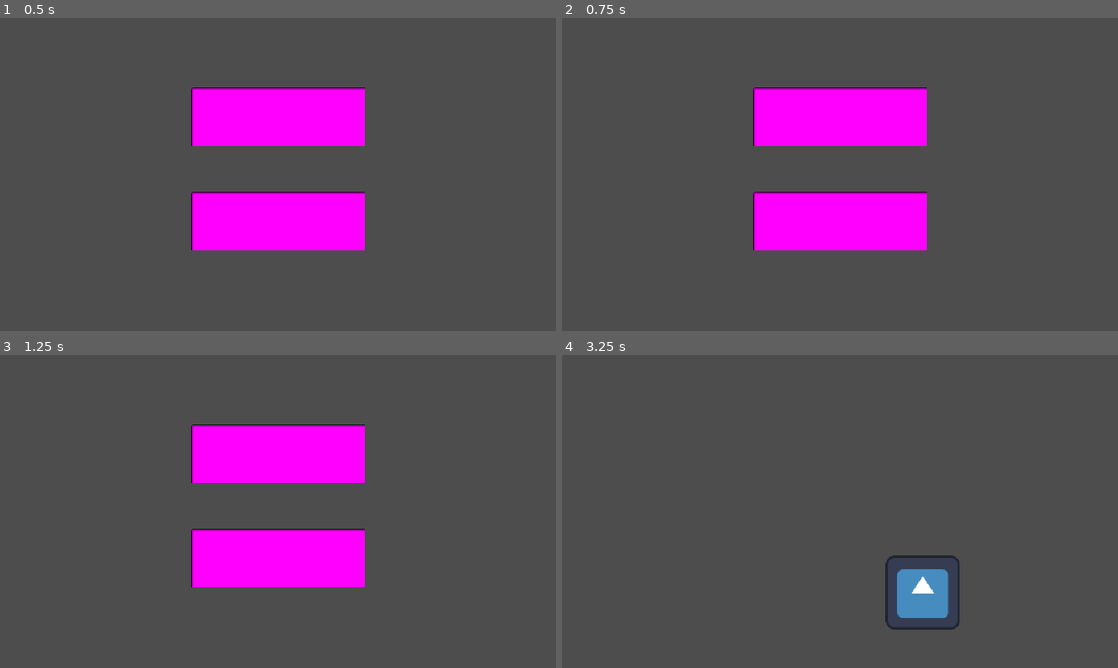
Above: before the commit, frames 1-4 (two rows, left to right).
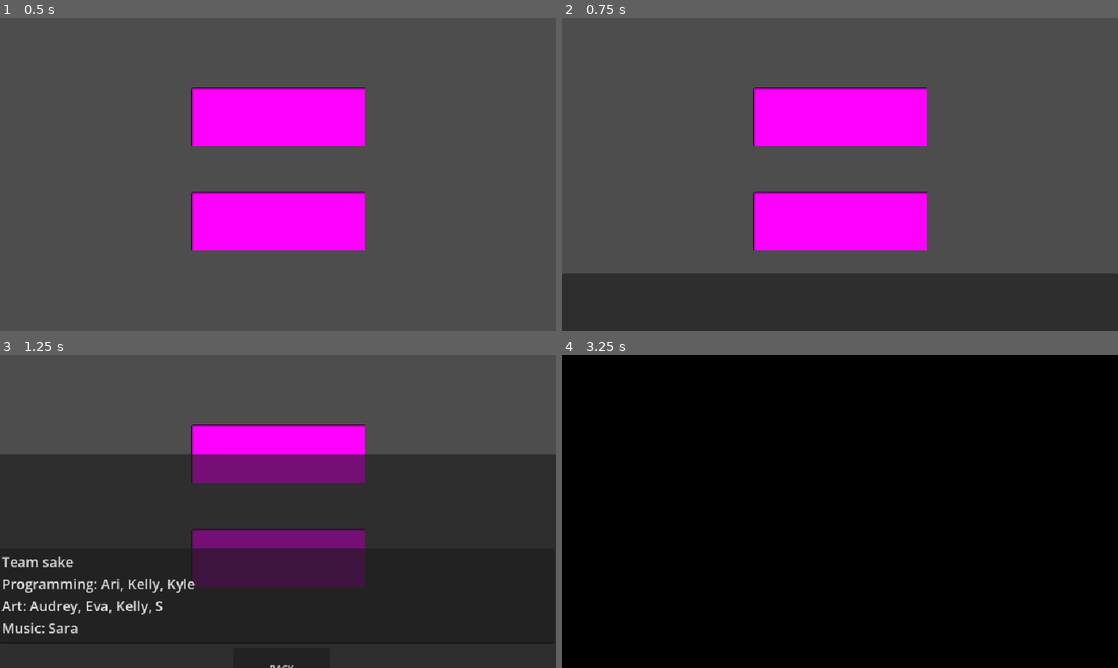
Above: after the commit, the same moments.

Repository: CookieFinder23/YGDA-Fall-Game-Jam-2026
Game: Godot game, scene res://ui/title_screen/title_screen.tscn
Same seed, same stepped clock (60 frames per second), same inputs: the game is played once before the commit and once after it. The engine's default icon, where the game draws it, is replaced by a stand-in: a white triangle on a blue panel in a dark square.
Inputs (mouse positions are in pixels of both pictures, inside the frame that each line leads up to):
- Up to frame 1 (0.5 s): no input
- Up to frame 2 (0.75 s): click (840, 221) at 0.5 s
- Up to frame 3 (1.25 s): no input
- Up to frame 4 (3.25 s): click (840, 452) at 1.25 s; click (845, 567) at 2 s, where only the run after the commit has a clickable "BACK"; click (840, 452) at 2.77 s

Frame 1 is identical in both runs. In frame 2, 18% of the frame differs, in the area x 0-100%, y 81-100%; in frame 3, 68%; in frame 4, 100%, in the area x 0-100%, y 0-100%.

Commit message:
credits
credits

Diff:
--- a/fall-game-jam-2026/ui/title_screen/title_screen.gd
+++ b/fall-game-jam-2026/ui/title_screen/title_screen.gd
@@ -3,3 +3,18 @@
 
 func _on_start_button_pressed() -> void:
 	SceneSwitcher.switch("res://level/world.tscn")
+
+
+
+func _on_credits_button_pressed() -> void:
+	var tween : Tween = get_tree().create_tween()
+	tween.tween_property($Credits, "position", Vector2(0,0), 1.0)
+
+
+func _on_credits_visibility_changed() -> void:
+	pass # Replace with function body.
+
+
+func _on_back_button_pressed() -> void:
+	var tween : Tween = get_tree().create_tween()
+	tween.tween_property($Credits, "position", Vector2(0,540), 1.0)
--- a/fall-game-jam-2026/ui/title_screen/title_screen.tscn
+++ b/fall-game-jam-2026/ui/title_screen/title_screen.tscn
@@ -46,4 +46,34 @@
 grow_vertical = 2
 texture_normal = SubResource("PlaceholderTexture2D_0es7p")
 
+[node name="Credits" type="Panel" parent="." unique_id=1283357619]
+layout_mode = 0
+offset_top = 540.0
+offset_right = 960.0
+offset_bottom = 1078.0
+
+[node name="TextEdit" type="TextEdit" parent="Credits" unique_id=825067141]
+layout_mode = 0
+offset_left = -1.0
+offset_top = 163.0
+offset_right = 958.0
+offset_bottom = 327.0
+theme_override_font_sizes/font_size = 24
+text = "Team sake
+Programming: Ari, Kelly, Kyle
+Art: Audrey, Eva, Kelly, S
+Music: Sara"
+
+[node name="BackButton" type="Button" parent="Credits" unique_id=137102216]
+layout_mode = 0
+offset_left = 403.0
+offset_top = 335.0
+offset_right = 569.0
+offset_bottom = 403.0
+text = "BACK"
+
 [connection signal="pressed" from="StartButton" to="." method="_on_start_button_pressed"]
+[connection signal="pressed" from="CreditsButton" to="." method="_on_credits_button_pressed"]
+[connection signal="visibility_changed" from="Credits" to="." method="_on_credits_visibility_changed"]
+[connection signal="pressed" from="Credits/BackButton" to="." method="_on_button_pressed"]
+[connection signal="pressed" from="Credits/BackButton" to="." method="_on_back_button_pressed"]
